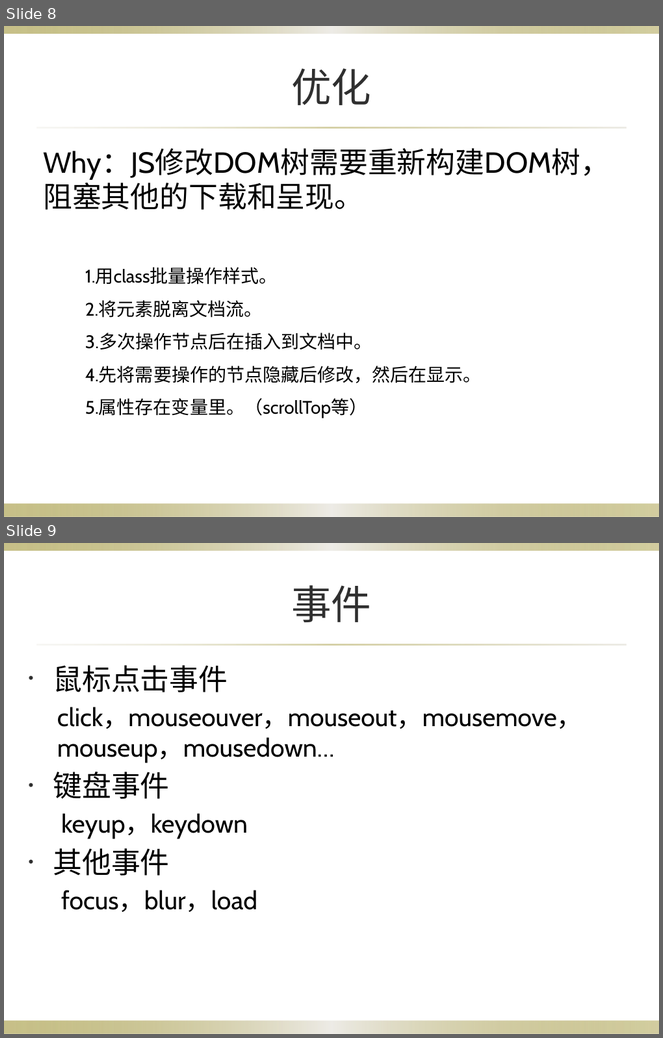
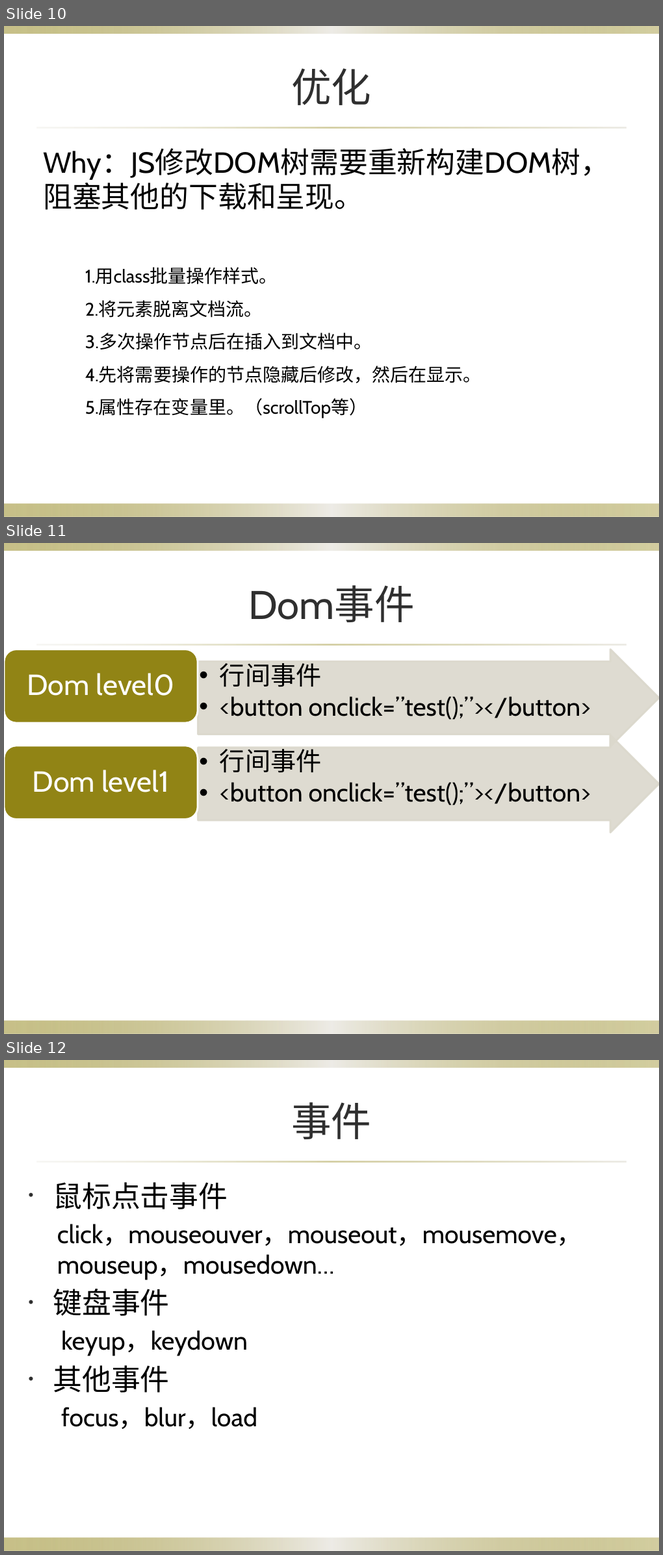
Before and after one commit to yangzcheung/yangzcheung, a slide deck: Dom/HTML DOM（css，event）.pptx. Shown one above the other, each under a label of ours: slides 8 and 9 before the commit, slides 10, 11 and 12 after it. The pictures are 663x1038 and 663x1555 pixels, drawn with LibreOffice and Linux fonts; fonts in the diff are those of the drawing; background and template pictures are left out. Boxes give left, top, right and bottom in pixels: in the first picture for what was removed or moved away, otherwise in the second. Text is boxed around its words. In the diff, an @@ line names an element or a change of style, - is before the commit and + after.

```diff
--- a/Dom/HTML DOM（css，event）.pptx
+++ b/Dom/HTML DOM（css，event）.pptx
@@ slide 11 added at (4,543,659,1034), background picture (left out); not listed: 3 template elements that a slide beside it also shows @@
@@ title added at (248,585,415,622), 44 pt, text #2F2F2F @@
+Dom事件
@@ group added at (4,649,659,834): 4 texts, 2 right arrows, 2 rounded rectangles @@
+  •• 行间事件
+  •• <button onclick=”test();”></button>
+Dom level0
+  •• 行间事件
+  •• <button onclick=”test();”></button>
+Dom level1
@@ what was slide 8 is now slide 10 @@
@@ what was slide 9 is now slide 12 @@
```
Also in this commit, not shown: 2 other slides added, 12 other files.
